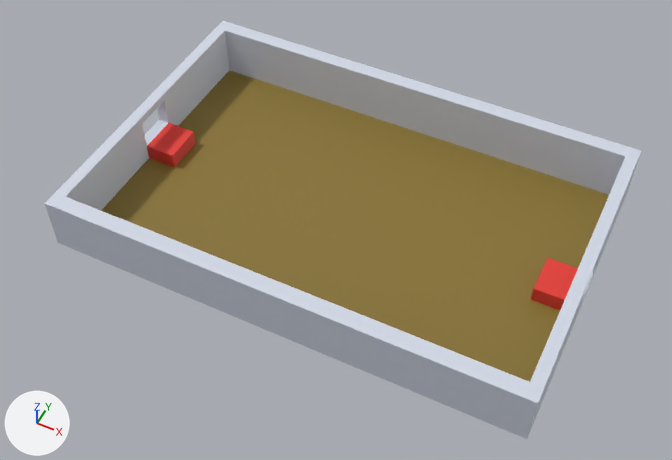
One commit to the Blender file level/level.blend: the scene before it, then after it.
The view is the same before and after, from a 50 mm camera at (16.9, -35.9, 43.0) aimed at (0.3, -2.5, 1.3). Arrows for +X, +Y and +Z are at lower left; the lights stay in place.

Script lines for the objects in view, before the commit:
```python
mat_material = principled_material('Material')
mat_material.base_color = (0.248, 0.171, 0.0283)  # yellow #89732f
mat_material_001 = principled_material('Material.001')
mat_material_001.base_color = (0.655, 0.698, 0.8)  # white #d4dae7
mat_material_002 = principled_material('Material.002')
mat_material_002.base_color = (0.8, 0.0438, 0.0318)  # red #e73b32
me_cube_002 = bpy.data.meshes.new('Cube.002')
me_cube_002.from_pydata(...)  # a box spanning x -1.0..1.0, y -1.26..1.31, z -0.05..1.0
me_cube_002.materials.append(mat_material_002)  # red #e73b32
me_cube_003 = bpy.data.meshes.new('Cube.003')
me_cube_003.from_pydata(...)  # a box spanning x -1.0..1.0, y -1.26..1.31, z -0.05..1.0
me_cube_003.materials.append(mat_material_002)  # red #e73b32
me_plane = bpy.data.meshes.new('Plane')
me_plane.from_pydata(...)  # 102 vertices, 92 faces; spans x -1.0..0.0, y -1.0..1.0, z 0.0..0.23
# faces by material slot: [7, 85]
me_plane.materials.append(mat_material)  # yellow #89732f
me_plane.materials.append(mat_material_001)  # white #d4dae7
ob_cube_001_noimp = bpy.data.objects.new('Cube.001-noimp', me_cube_003)
ob_cube_001_noimp.location = (13.25, 0.0, 0.05)
ob_cube_noimp = bpy.data.objects.new('Cube-noimp', me_cube_002)
ob_cube_noimp.location = (-13.25, 0.0, 0.05)
ob_plane_col = bpy.data.objects.new('Plane-col', me_plane)
ob_plane_col.location = (0.0, 0.0, 0.0)
ob_plane_col.scale = (15.0, 10.0, 15.0)
_m = ob_plane_col.modifiers.new('Mirror', 'MIRROR')
```
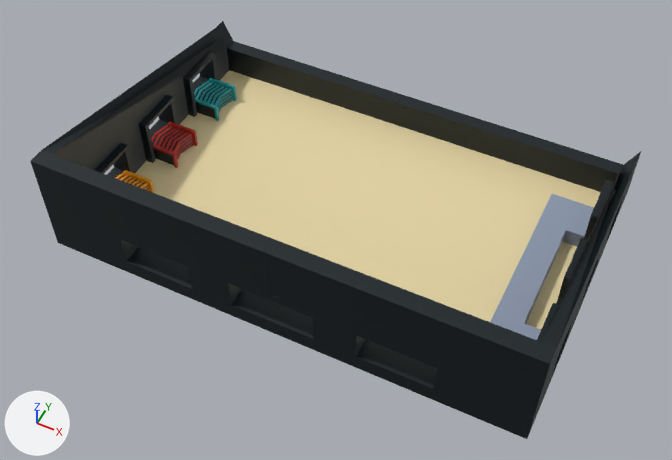
Commit message: odbior& nadanie

Patch to the scene script:
```diff
--- a/level/level.blend.py
+++ b/level/level.blend.py
@@ mat_material @@
 mat_material = principled_material('Material')
-mat_material.base_color = (0.248, 0.171, 0.0283)  # yellow #88732f
+mat_material.base_color = (0.815, 0.687, 0.381)  # beige #e9d8a6
@@ mat_material_001 @@
 mat_material_001 = principled_material('Material.001')
-mat_material_001.base_color = (0.655, 0.698, 0.8)  # white #d4dae7
+mat_material_001.base_color = (0.266, 0.319, 0.423)  # blue #8d99ae
@@ mat_material_002 @@
 mat_material_002 = principled_material('Material.002')
-mat_material_002.base_color = (0.8, 0.0438, 0.0318)  # red #e73b32
+mat_material_002.base_color = (0.423, 0.0144, 0.00605)  # red #ae2012
@@ me_plane @@
 # used by ob_plane_col; location = (0.0, 0.0, 0.0); scale = (15.0, 10.0, 15.0)
-me_plane.from_pydata(...)  # 102 vertices, 92 faces; spans x -1.0..0.0, y -1.0..1.0, z 0.0..0.23
+me_plane.from_pydata(...)  # 2120 vertices, 2035 faces; spans x -1.0..0.0, y -1.0..1.0, z 0.0..0.46
+# me_plane part 1: 8 vertices moved from x -1.0..-0.95, y -0.64..1.0, z 0.2..0.23 to x -1.0..-0.95, y -0.67..1.0, z 0.1..0.2; 14 vertices removed from x -1.0..0.0, y -0.9..1.0, z 0.2..0.23; 2032 vertices added at x -1.0..0.0, y -1.0..1.0, z 0.0..0.46
+# me_plane part 2: 8 faces spanning x -1.0..-0.95, y -1.0..1.0, z 0.07..0.23 switch from mat_material_001 (white #d4dae7) to mat_material_005 (black #001219)
 me_plane.materials.append(mat_material)
@@ ob_cube_noimp @@
-ob_cube_noimp = bpy.data.objects.new('Cube-noimp', me_cube_002)
@@ ob_cube_001_noimp @@
-ob_cube_001_noimp = bpy.data.objects.new('Cube.001-noimp', me_cube_003)
@@ ob_odbior2_noimp @@
+ob_odbior2_noimp = bpy.data.objects.new('odbior2-noimp', me_cube_007)  # 507 vertices, 396 faces; spans x -1.27..1.18, y 0.0..1.31, z -0.05..1.18; in mat_material_002 (red #ae2012), mat_material_005 (black #001219), mat_material_005 (black #001219); modifiers BEVEL, MIRROR
+ob_odbior2_noimp.location = (-13.25, 0.03, 0.05)
@@ ob_odbior3_noimp @@
+ob_odbior3_noimp = bpy.data.objects.new('odbior3-noimp', me_cube_006)  # 507 vertices, 396 faces; spans x -1.27..1.18, y 0.0..1.31, z 0.0..1.23; in mat_material_004 (cyan #0a9396), mat_material_005 (black #001219), mat_material_005 (black #001219); modifiers BEVEL, MIRROR
+ob_odbior3_noimp.location = (-13.25, 5.18, 0.0)
@@ ob_nadanie_noimp @@
+ob_nadanie_noimp = bpy.data.objects.new('nadanie-noimp', me_cube_003_1)  # 24 vertices, 22 faces; spans x -2.39..1.0, y -1.26..11.63, z -0.05..1.0; in mat_material_001 (blue #8d99ae)
+ob_nadanie_noimp.location = (13.25, -5.16, 0.05)
@@ ob_odbior1_noimp @@
+ob_odbior1_noimp = bpy.data.objects.new('odbior1-noimp', me_cube_002_1)  # 507 vertices, 396 faces; spans x -1.27..1.18, y 0.0..1.31, z -0.05..1.18; in mat_material_003 (orange #ee9b00), mat_material_005 (black #001219), mat_material_005 (black #001219); modifiers BEVEL, MIRROR
+ob_odbior1_noimp.location = (-13.25, -5.13, 0.05)
```

Pixel boxes [x1, y1, x2, y2] of what changed, in the pictures (672 x 460 px):
'Plane-col', recoloured, reshaped
    before: [45, 21, 641, 439]
    after: [30, 21, 641, 439]
'nadanie-noimp', added (blue)
    after: [490, 194, 594, 340]
'Cube.001-noimp', deleted (red)
    before: [531, 258, 578, 310]
'Cube-noimp', deleted (red)
    before: [147, 123, 195, 167]
'odbior2-noimp', added (red)
    after: [152, 122, 198, 168]
    faces in mat_material_002 (red #ae2012): [152, 122, 198, 168]
    faces in mat_material_005 (black #001219): [154, 149, 174, 165]
'odbior3-noimp', added (cyan)
    after: [194, 78, 237, 121]
    faces in mat_material_004 (cyan #0a9396): [194, 78, 237, 121]
    faces in mat_material_005 (black #001219): [196, 103, 215, 118]
'odbior1-noimp', added
    after: [116, 170, 154, 193]
    faces in mat_material_003 (orange #ee9b00): [116, 170, 154, 193]
part 1 of me_plane, built on
    before: [45, 24, 637, 406]
    after: [30, 28, 641, 439]
part 2 of me_plane, recoloured (white to black)
    both: [47, 21, 641, 429]
